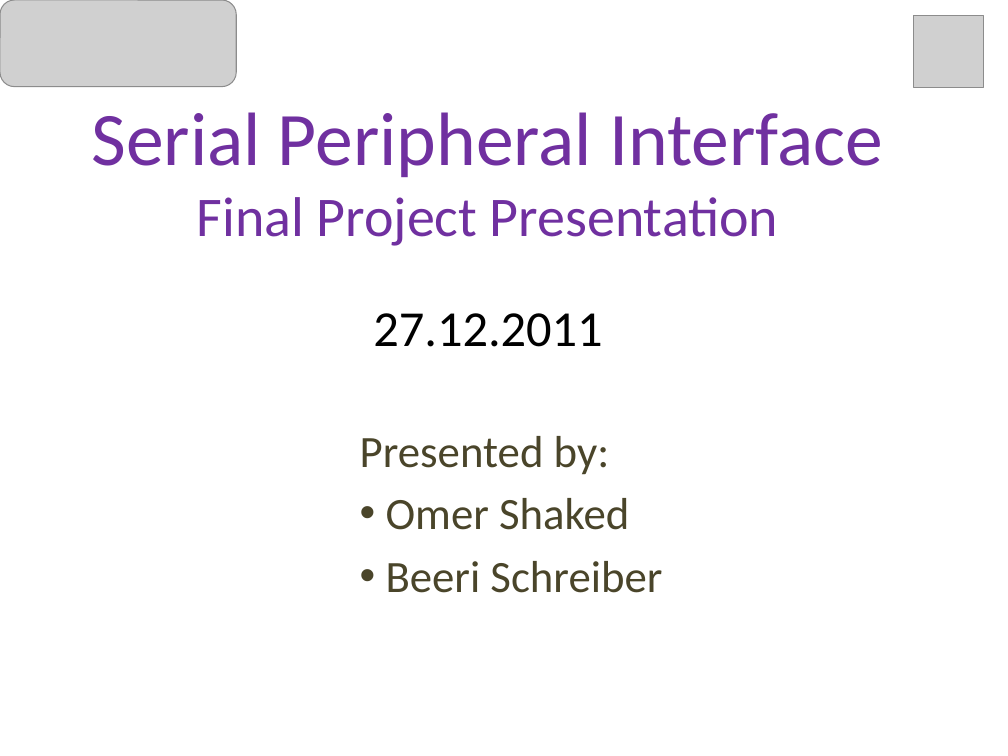
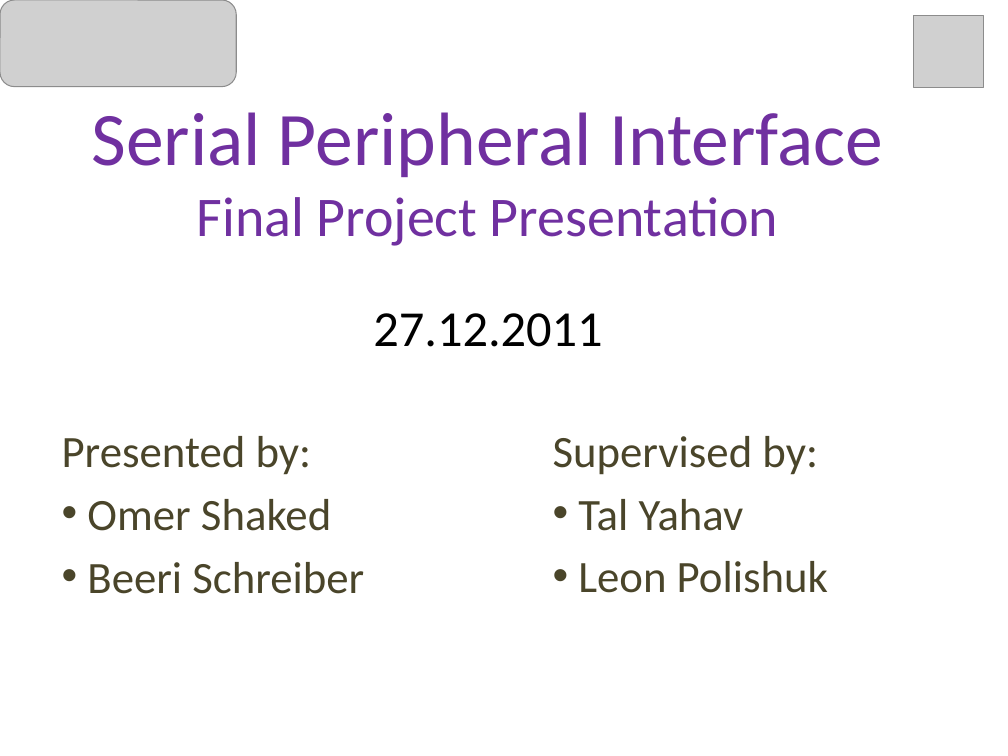
Before and after one commit to dengqingyong/vlsi-spi, a slide deck: slide 1 of Presentations/Final_Presentation/spi_final_presentation.pptx. Drawn at 1008x756 pixels with LibreOffice and Linux fonts; fonts in the diff are those of the drawing; grey boxes stand for pictures; background and template pictures are left out. Boxes give left, top, right and bottom in pixels: in the first picture for what was removed or moved away, otherwise in the second. Text is boxed around its words. In the diff, an @@ line names an element or a change of style, - is before the commit and + after.

```diff
--- a/Presentations/Final_Presentation/spi_final_presentation.pptx
+++ b/Presentations/Final_Presentation/spi_final_presentation.pptx
@@ subtitle "Presented by:": place and size @@
-subtitle "Presented by:" at bbox=[360, 436, 662, 593]
+subtitle "Presented by:" at bbox=[62, 436, 364, 594]
@@ text added at bbox=[553, 436, 828, 593], 32 pt, text #4A452A @@
+Supervised by:
+• Tal Yahav
+• Leon Polishuk
```
Also in this commit, not shown: 15 other slides changed, 9 slides added, 1 slide removed, 1 other file.
